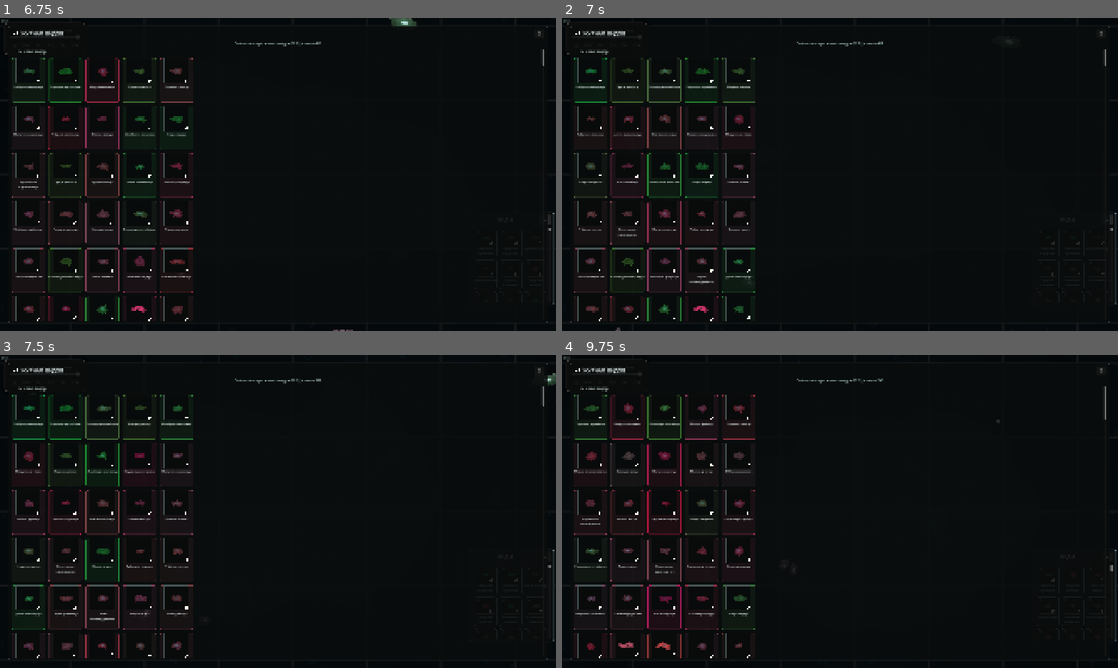
Above: before the commit, frames 1-4 (two rows, left to right).
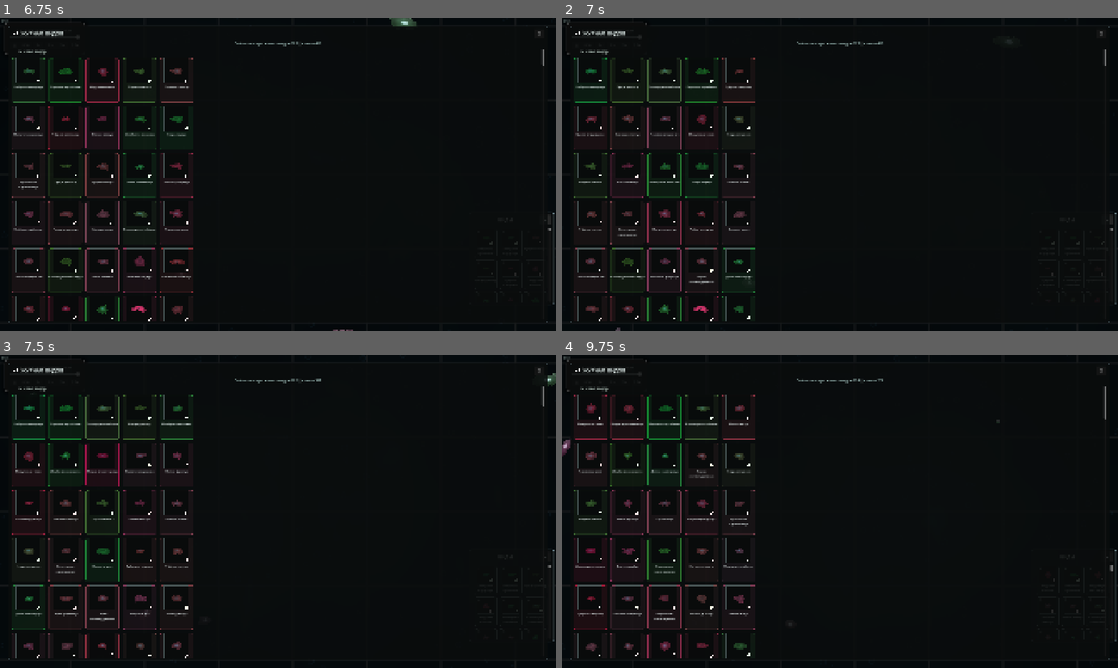
Above: after the commit, the same moments.

Repository: mods-by-jesus/Organoids
Game: Godot game, scene res://scenes/main.tscn
Two runs of this game, one before a commit and one after it. Both use one fixed random seed, a clock stepped at 60 frames per second and the inputs below.
Inputs (mouse positions are in pixels of both pictures, inside the frame that each line leads up to):
- Up to frame 1 (6.75 s): click "II" at 0.5 s; click ">" at 1.25 s; click "0.5x" at 2 s; click "1x" at 2.75 s; click "2x" at 3.5 s; click "5x" at 4.25 s; click "10x" at 5 s; tap Enter at 5.75 s; move the mouse to (400, 158) at 5.77 s; hold D (move_right) 5.78-6.5 s; tap P at 5.85 s; click (400, 158) at 5.92 s; tap Space at 6.02 s; click (544, 221) at 6.5 s
- Up to frame 2 (7 s): no input
- Up to frame 3 (7.5 s): click (483, 580) at 7.27 s
- Up to frame 4 (9.75 s): click (1073, 580) at 8.02 s; click (1095, 580) at 8.77 s; click (1045, 611) at 9.52 s

Frame 1 is identical in both runs. In frame 2, 0.3% of the frame differs, in the area x 2-98%, y 7-83%; in frame 3, 0.5%; in frame 4, 2.2%, in the area x 0-98%, y 7-97%.

Commit message:
fixed looping sound

Diff:
--- a/scripts/arena.gd
+++ b/scripts/arena.gd
@@ -26,7 +26,9 @@
 		_start_underwater_ambient()
 
 func _start_underwater_ambient():
+	print("[DEBUG] _start_underwater_ambient called")
 	if is_instance_valid(underwater_ambient_player):
+		print("[DEBUG] underwater_ambient_player is valid, playing: ", underwater_ambient_player.playing)
 		if !underwater_ambient_player.playing:
 			underwater_ambient_player.play()
 		return
@@ -34,10 +36,19 @@
 	underwater_ambient_player = AudioStreamPlayer.new()
 	underwater_ambient_player.name = "UnderwaterAmbientLoop"
 	underwater_ambient_player.stream = UNDERWATER_AMBIENT
+	if underwater_ambient_player.stream is AudioStreamWAV:
+		underwater_ambient_player.stream.loop_mode = AudioStreamWAV.LOOP_DISABLED
 	underwater_ambient_player.volume_db = -8.0
 	underwater_ambient_player.process_mode = Node.PROCESS_MODE_ALWAYS
+
+	underwater_ambient_player.finished.connect(func():
+		print("[DEBUG] ambient sound finished, restarting loop")
+		underwater_ambient_player.play()
+	)
+
 	add_child(underwater_ambient_player)
 	underwater_ambient_player.play()
+	print("[DEBUG] underwater_ambient_player started playing")
 
 func update_arena():
 	if !is_inside_tree(): return
